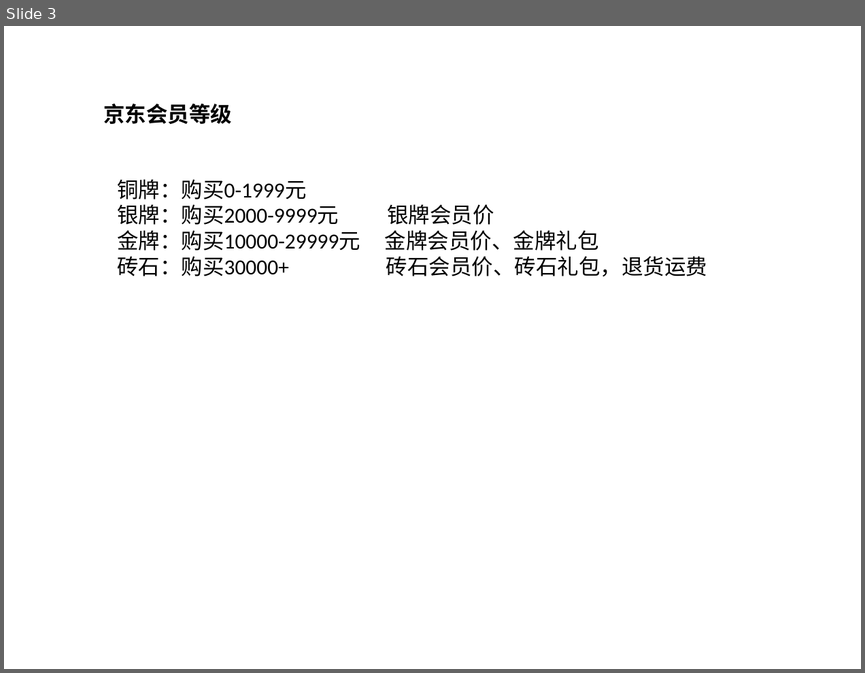
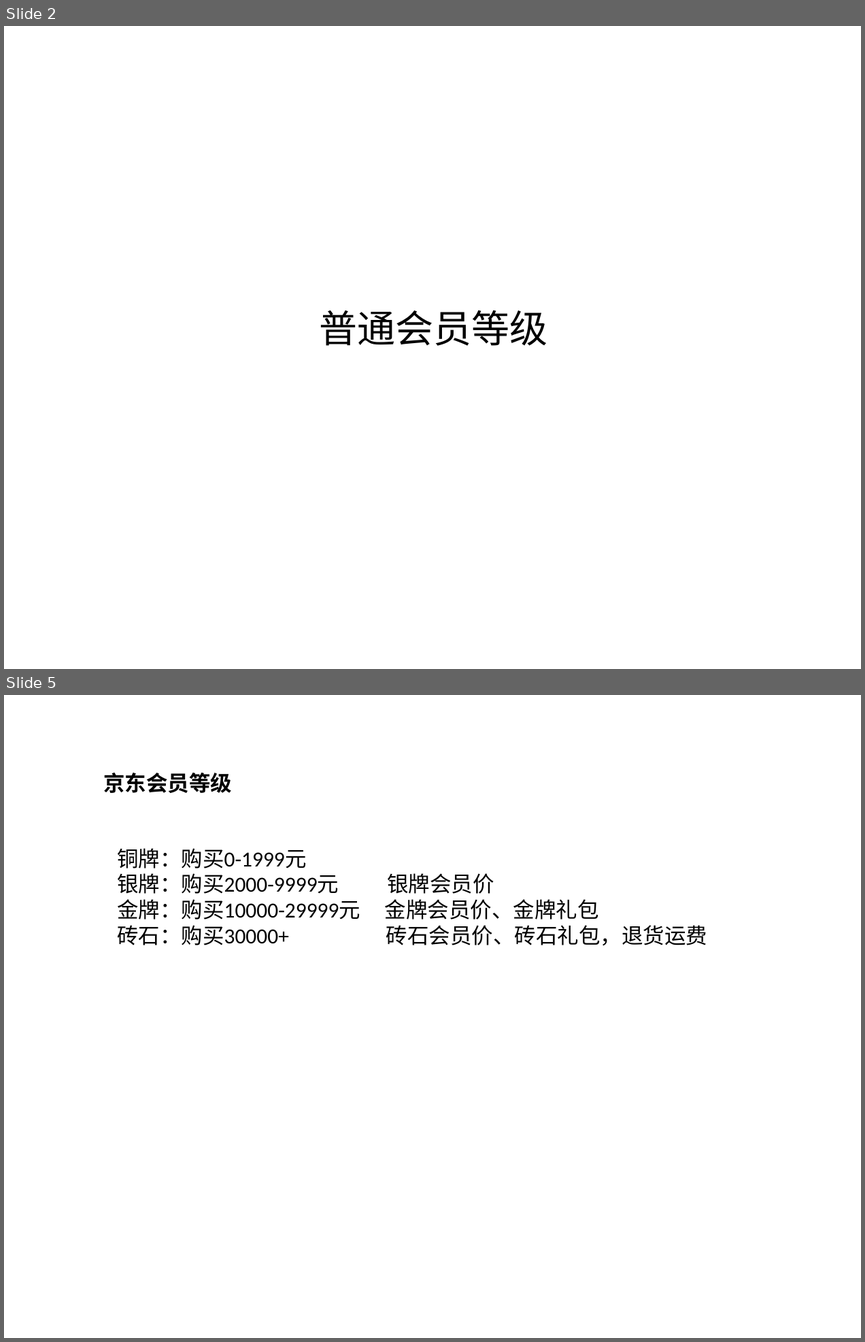
Before and after one commit to guoyu07/NotesPublic, a slide deck: Aario-PPT/IT - 会员等级公式.pptx. Shown one above the other, each under a label of ours: slide 3 before the commit, slides 2 and 5 after it; the slides between them are not shown. The pictures are 865x673 and 865x1342 pixels, drawn with LibreOffice and Linux fonts; fonts in the diff are those of the drawing. Boxes give left, top, right and bottom in pixels: in the first picture for what was removed or moved away, otherwise in the second. Text is boxed around its words. In the diff, an @@ line names an element or a change of style, - is before the commit and + after.

```diff
--- a/Aario-PPT/IT - 会员等级公式.pptx
+++ b/Aario-PPT/IT - 会员等级公式.pptx
@@ slide 2 added at bbox=[4, 26, 861, 669], background #FFFFFF @@
@@ text added at bbox=[320, 310, 548, 346], 32 pt, text #000000 @@
+普通会员等级
@@ what was slide 3 is now slide 5 @@
```
Also in this commit, not shown: 1 slide changed, 4 other slides added, 3 other files.
